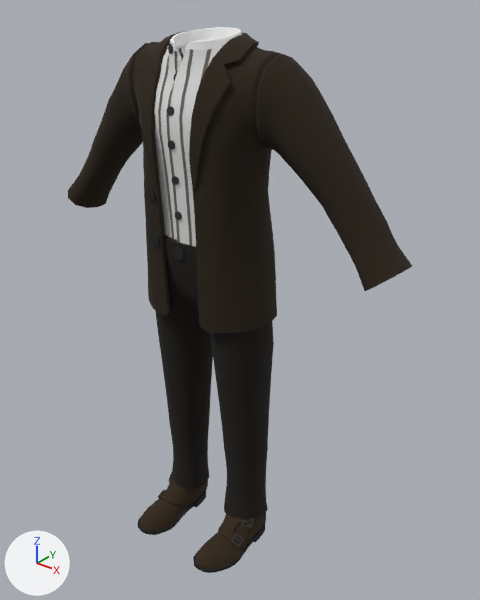
An edit to the Blender file Attires_Characters/Bandits/Common/Type1/Attire_Bandit_Common_Type1.blend, drawn before and after from the same camera.
Both versions are drawn from a 50 mm camera at (1.146, -1.303, 1.647) aimed at (0.072, 0.04, 0.815). Lighting does not change. The marker at lower left points along +X, +Y and +Z. The picture after the commit comes second.

Script lines for the objects in view, before the commit:
```python
me_attire_bandit_common_type1 = bpy.data.meshes.new('Attire_Bandit_Common_Type1')
me_attire_bandit_common_type1.from_pydata(...)  # 2825 vertices, 3016 faces, 2 loose edges; spans x -0.58..0.58, y -0.23..0.14, z 0.0..1.53
me_attire_bandit_common_type1.polygons.foreach_set('use_smooth', [True] * 3016)
me_attire_bandit_common_type1.materials.append(mat_material)  # picture img_texture_attire_bandit_common_type1_darkbrown_cmap_png
ob_attire_bandit_common_type1 = bpy.data.objects.new('Attire_Bandit_Common_Type1', me_attire_bandit_common_type1)
ob_attire_bandit_common_type1.location = (0.0, 0.0, 0.0)
```
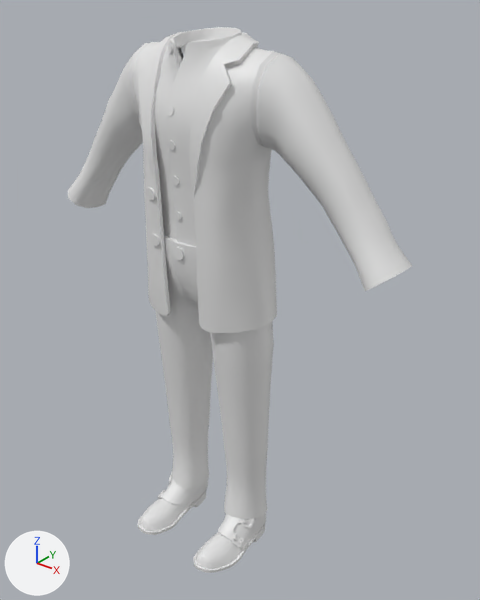
What differs and where, as boxes (x1, y1, x2, y2) in the pictures (480 x 600 px):
'Attire_Bandit_Common_Type1', recoloured (lighter)
    both: (68, 27, 412, 573)

What changed in the scene script:
```text
Change me_attire_bandit_common_type1:
    where me_attire_bandit_common_type1.from_pydata(...)  # 2825 vertices, 3016 faces, 2 loose edges; spans x -0.58..0.58, y -0.23..0.14, z 0.0..1.53
    remove me_attire_bandit_common_type1.materials.append(mat_material)  # picture img_texture_attire_bandit_common_type1_darkbrown_cmap_png
```
